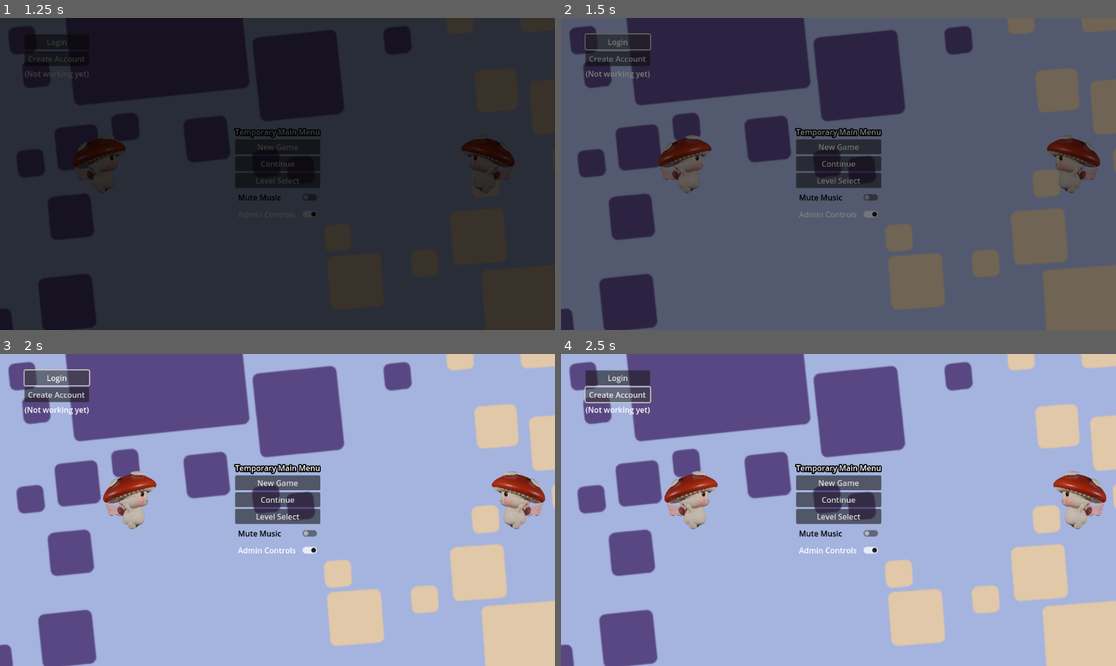
Above: before the commit, frames 1-4 (two rows, left to right).
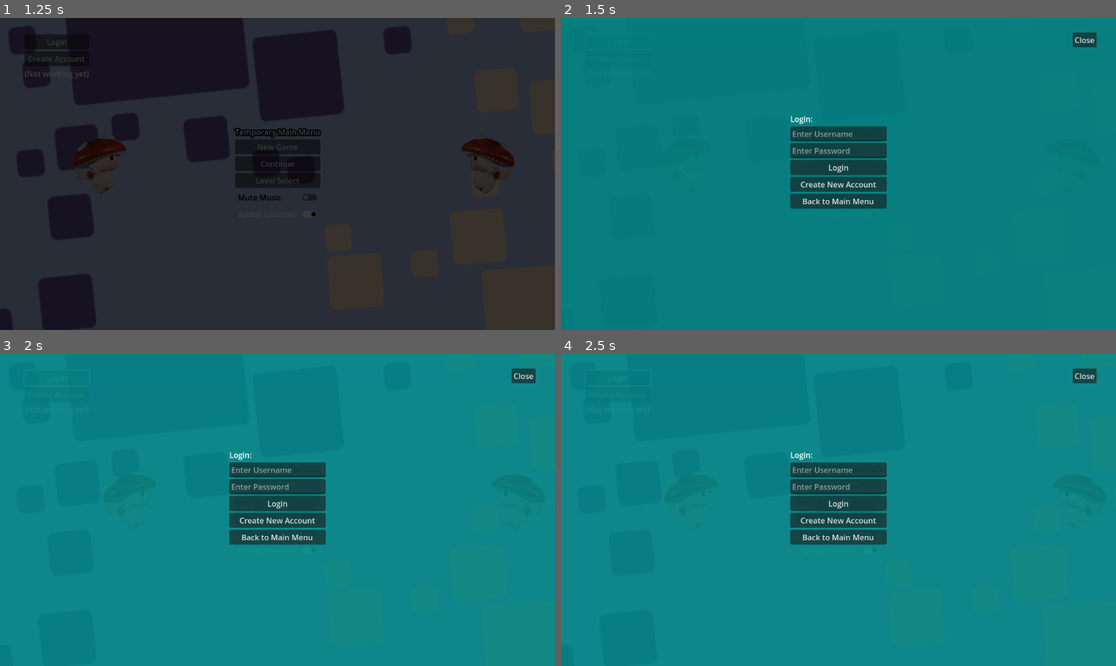
Above: after the commit, the same moments.

Repository: dustngroh/CapstoneProject
Game: Godot game, scene res://scenes/main/Game.tscn
Two runs of this game, one before a commit and one after it. Both use one fixed random seed, a clock stepped at 60 frames per second and the inputs below. The engine's default icon, where the game draws it, is replaced by a stand-in: a white triangle on a blue panel in a dark square.
Inputs:
- Up to frame 1 (1.25 s): tap Enter at 0.5 s; hold Right (walk_right) from 0.53 s (still down); tap Space (jump) at 0.77 s
- Up to frame 2 (1.5 s): release Right (walk_right) at 1.25 s; click "Login" at 1.25 s
- Up to frame 3 (2 s): no input
- Up to frame 4 (2.5 s): click "Create Account" at 2 s

Frame 1 is identical in both runs. In frame 2, 99% of the frame differs, in the area x 0-100%, y 0-100%; in frame 3, 100%; in frame 4, 100%.

Commit message:
Re-enable login/account creation screens.

Diff:
--- a/run-game/scenes/common/ui/create_account_screen.tscn
+++ b/run-game/scenes/common/ui/create_account_screen.tscn
@@ -58,7 +58,7 @@
 
 [node name="BackButton" type="Button" parent="VBoxContainer"]
 layout_mode = 2
-text = "Back to Login"
+text = "Go to Login"
 
 [node name="ErrorLabel" type="Label" parent="VBoxContainer"]
 custom_minimum_size = Vector2(200, 50)
--- a/run-game/scenes/common/ui/ui_manager.gd
+++ b/run-game/scenes/common/ui/ui_manager.gd
@@ -15,19 +15,19 @@
 
 func show_login():
 	hide_create_account()
-	#if login_screen == null:
-		#login_screen = load("res://scenes/common/ui/login_screen.tscn").instantiate()
-		#add_child(login_screen)
-		#login_screen.login_success.connect(_on_login_success)
-		#login_screen.go_to_create_account.connect(show_create_account)
+	if login_screen == null:
+		login_screen = load("res://scenes/common/ui/login_screen.tscn").instantiate()
+		add_child(login_screen)
+		login_screen.login_success.connect(_on_login_success)
+		login_screen.go_to_create_account.connect(show_create_account)
 
 func show_create_account():
 	hide_login()
-	#if create_account_screen == null:
-		#create_account_screen = load("res://scenes/common/ui/create_account_screen.tscn").instantiate()
-		#add_child(create_account_screen)
-		#create_account_screen.account_created.connect(_on_account_created)
-		#create_account_screen.go_back_to_login.connect(show_login)
+	if create_account_screen == null:
+		create_account_screen = load("res://scenes/common/ui/create_account_screen.tscn").instantiate()
+		add_child(create_account_screen)
+		create_account_screen.account_created.connect(_on_account_created)
+		create_account_screen.go_back_to_login.connect(show_login)
 
 func _on_login_success(username):
 	print("Logged in as:", username)
Not shown, changed: run-game/export_presets.cfg
Not shown, changed: docs/index.html
Not shown, changed: docs/index.pck
